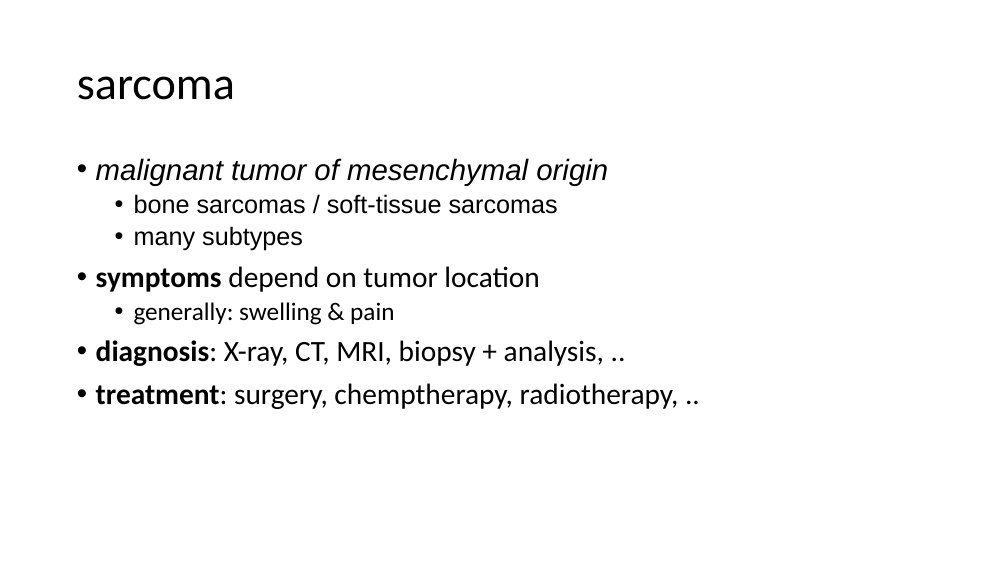
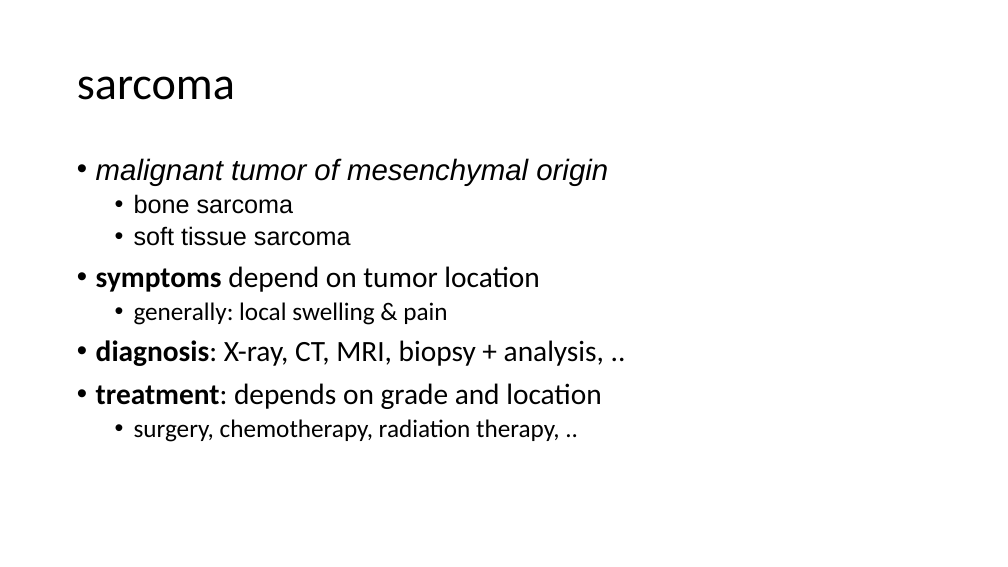
Before and after one commit to danielbreitenmoser/sarcoma, a slide deck: slide 3 of sarcoma.pptx. Drawn at 1008x567 pixels with LibreOffice and Linux fonts; fonts in the diff are those of the drawing. Boxes give left, top, right and bottom in pixels: in the first picture for what was removed or moved away, otherwise in the second. Text is boxed around its words. In the diff, an @@ line names an element or a change of style, - is before the commit and + after.

```diff
--- a/sarcoma.pptx
+++ b/sarcoma.pptx
@@ text at <box>134,194,351,246</box>: text changed @@
-  • bone sarcomas / soft-tissue sarcomas
-  • many subtypes
+  • bone sarcoma
+  • soft tissue sarcoma
@@ text at <box>134,302,447,325</box>: text changed @@
-  • generally: swelling & pain
+  • generally: local swelling & pain
@@ text at <box>96,383,601,442</box>: text changed; size 28 to 24 pt @@
-• treatment: surgery, chemptherapy, radiotherapy, ..
+• treatment: depends on grade and location
+  • surgery, chemotherapy, radiation therapy, ..
```
Also in this commit, not shown: 1 other slide changed, 2 slides added, 1 slide removed.
